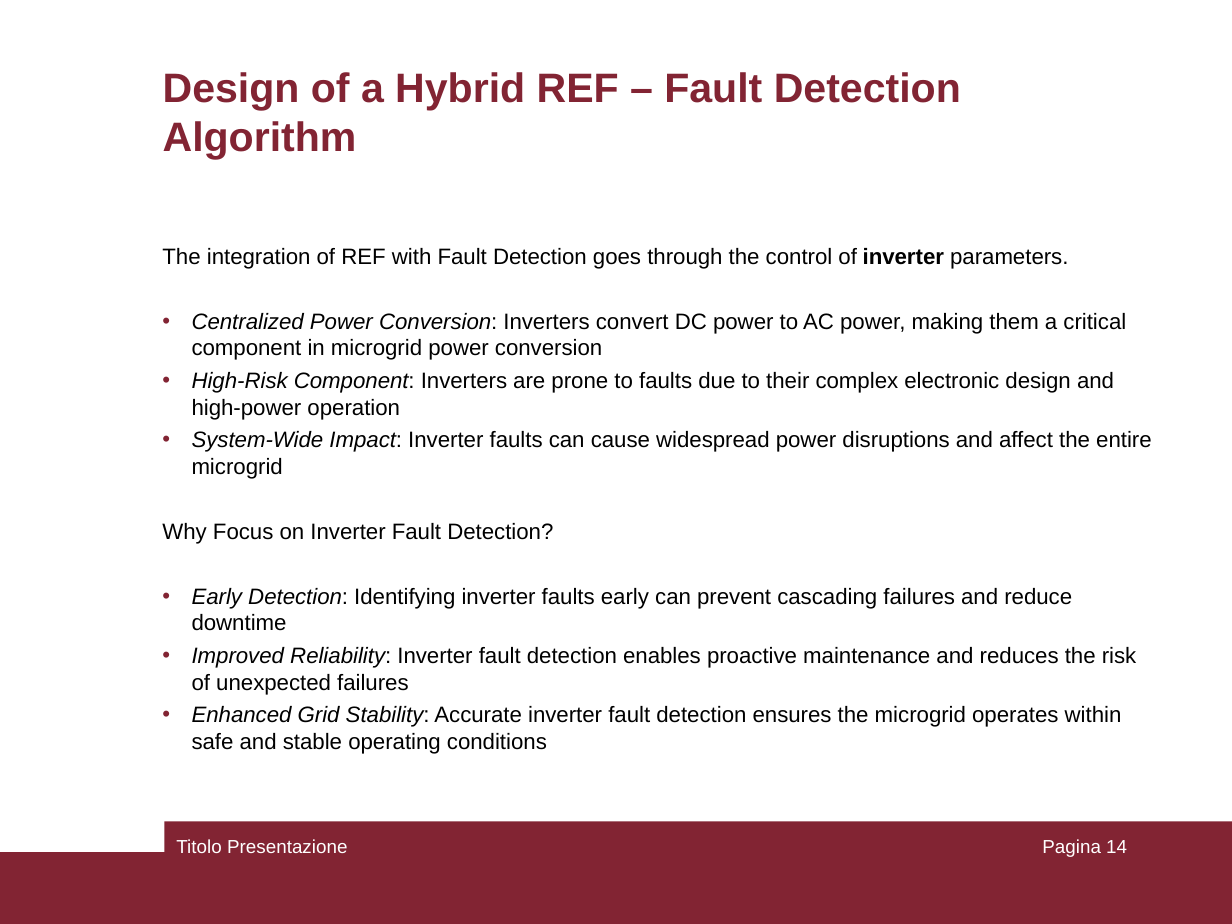
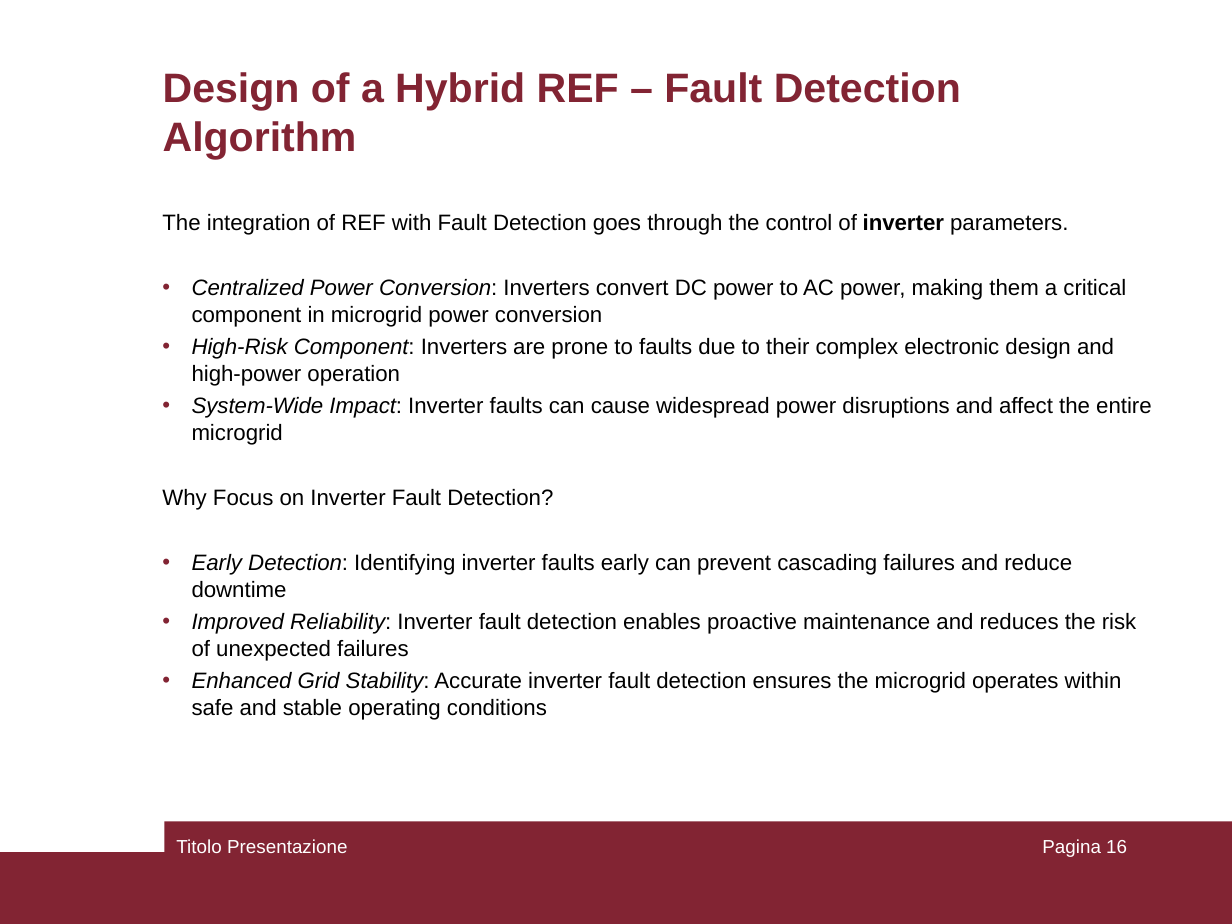
Before and after one commit to pierlucaanania/ResilienceEngineering4Minigrid_Africa, a slide deck: slide 16 of MSc Thesis/PresPptSapienza.ppt (slide 14 before the commit). Drawn at 1232x924 pixels with LibreOffice and Linux fonts; fonts in the diff are those of the drawing. Boxes give left, top, right and bottom in pixels: in the first picture for what was removed or moved away, otherwise in the second. Text is boxed around its words. In the diff, an @@ line names an element or a change of style, - is before the commit and + after.

```diff
--- a/MSc Thesis/PresPptSapienza.ppt
+++ b/MSc Thesis/PresPptSapienza.ppt
@@ text "The integration of REF with ...": place and size @@
-text "The integration of REF with ..." at [162, 248, 1152, 754]
+text "The integration of REF with ..." at [162, 214, 1152, 720]
@@ page number at [1042, 839, 1127, 857]: text changed @@
-Pagina 14
+Pagina 16
```
Also in this commit, not shown: 5 slides added.
